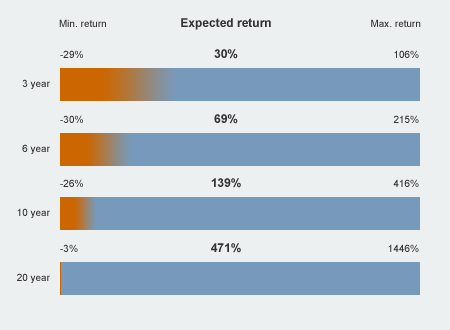
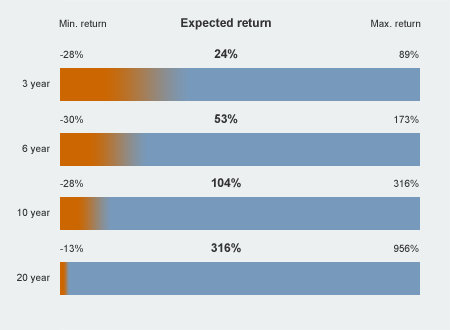
Before/after of a 450×330 layered artwork. What changed in the layer stack:
painted on "maxReturn3YearsText" over [394, 50, 410, 58]
painted on "maxReturn6YearsText" over [393, 115, 410, 123]
painted on "maxReturn10YearsText" over [393, 179, 399, 187]
painted on "maxReturn20YearsText" over [388, 244, 404, 252]
painted on "maxLoss20YearsText" over [63, 244, 83, 252]
painted on "maxLoss10YearsText" over [69, 179, 74, 187]
painted on "maxLoss3YearsText" over [69, 51, 74, 58]
painted on "exp20YearsText" over [211, 243, 231, 252]
painted on "exp10YearsText" over [217, 178, 231, 187]
painted on "exp6YearsText" over [214, 114, 227, 123]
painted on "exp3YearsText" over [214, 49, 228, 58]
painted on "gradient3Years" over [102, 68, 187, 101]
painted on "gradient6Years" over [86, 133, 146, 166]
painted on "gradient10Years" over [74, 197, 111, 230]
painted on "gradient20Years" over [61, 262, 69, 295]
painted on "background" over [61, 0, 450, 330]
